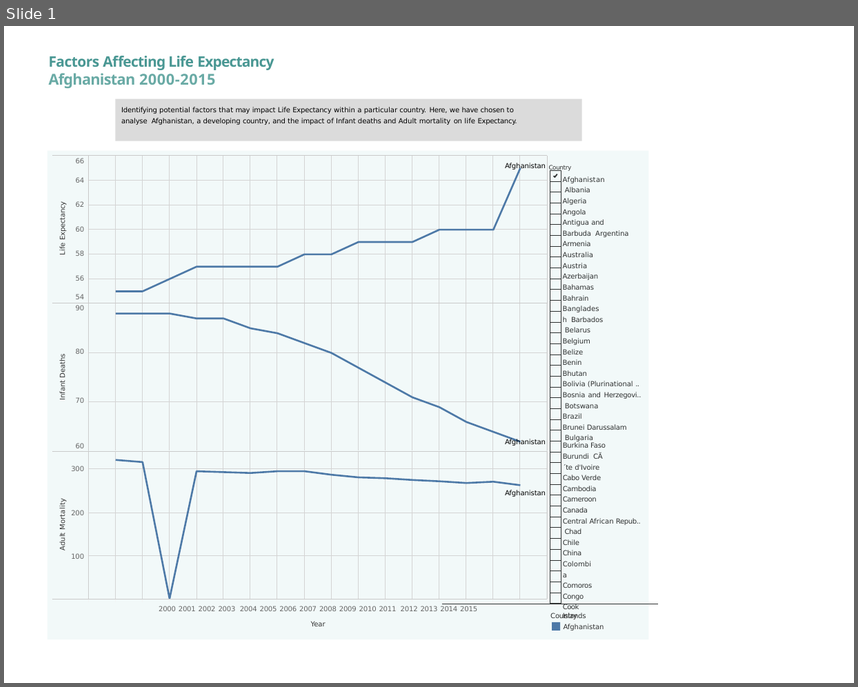
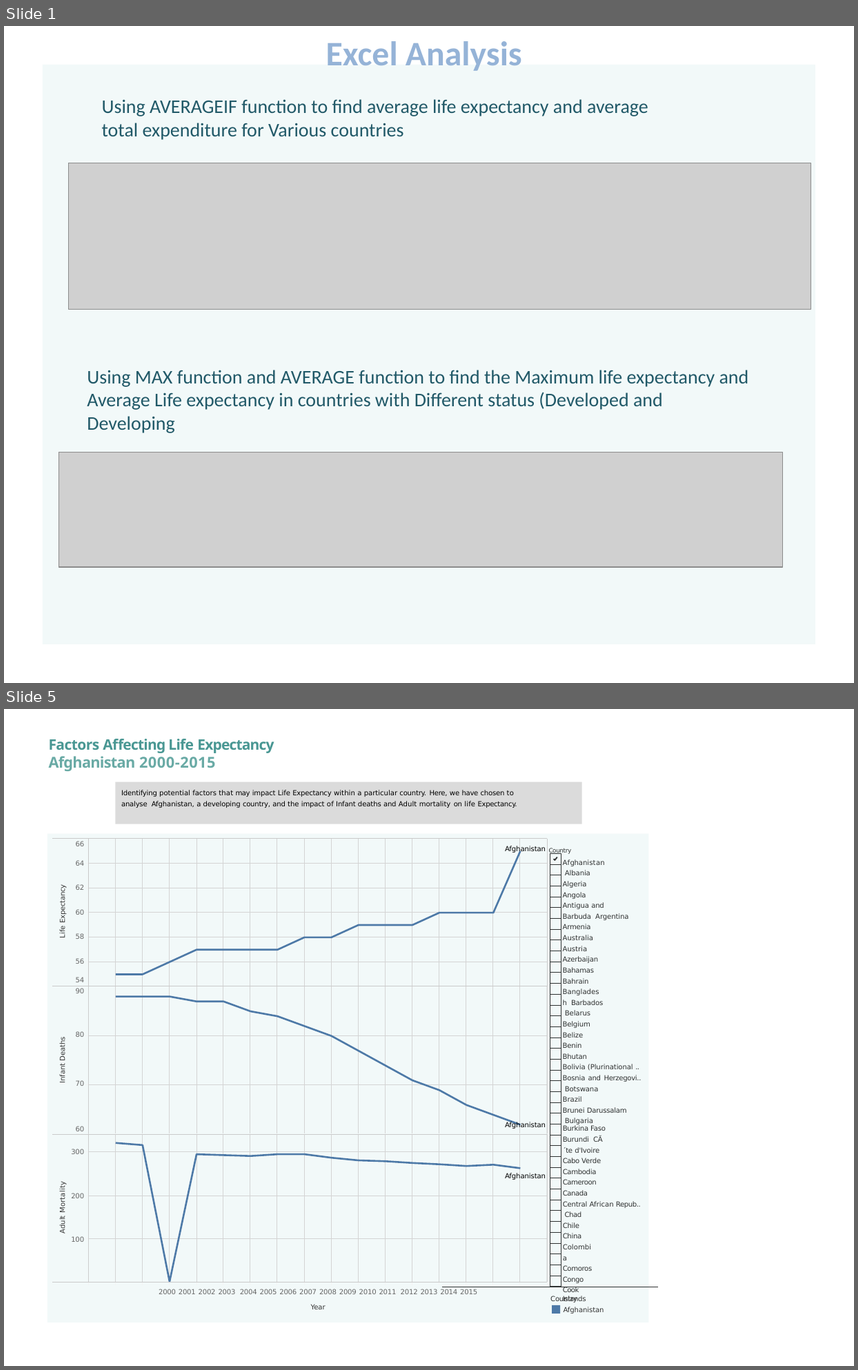
Before and after one commit to Ogechilucy/WHO_Life_Expectancy, a slide deck: WHO Life expectancy analysis- LI.pptx. Shown one above the other, each under a label of ours: slide 1 before the commit, slides 1 and 5 after it; the slides between them are not shown. The pictures are 858x687 and 858x1370 pixels, drawn with LibreOffice and Linux fonts; fonts in the diff are those of the drawing; grey boxes stand for pictures. Boxes give left, top, right and bottom in pixels: in the first picture for what was removed or moved away, otherwise in the second. Text is boxed around its words. In the diff, an @@ line names an element or a change of style, - is before the commit and + after.

```diff
--- a/WHO Life expectancy analysis- LI.pptx
+++ b/WHO Life expectancy analysis- LI.pptx
@@ slide 1 added at (4,26,854,683), background #FFFFFF @@
@@ title added at (326,41,522,71), 32 pt, text #95B3D7, bold @@
+Excel Analysis
@@ freeform shape added at (43,65,815,644), fill #F2F9F9 @@
@@ text added at (102,99,648,140), 18 pt, text #215968 @@
+Using AVERAGEIF function to find average life expectancy and average total expenditure for Various countries
@@ picture added at (68,163,811,310) @@
@@ text added at (87,370,749,433), 18 pt, text #215968 @@
+Using MAX function and AVERAGE function to find the Maximum life expectancy and Average Life expectancy in countries with Different status (Developed and Developing
@@ picture added at (59,452,783,567) @@
@@ what was slide 1 is now slide 5 @@
```
Also in this commit, not shown: 3 other slides added.
